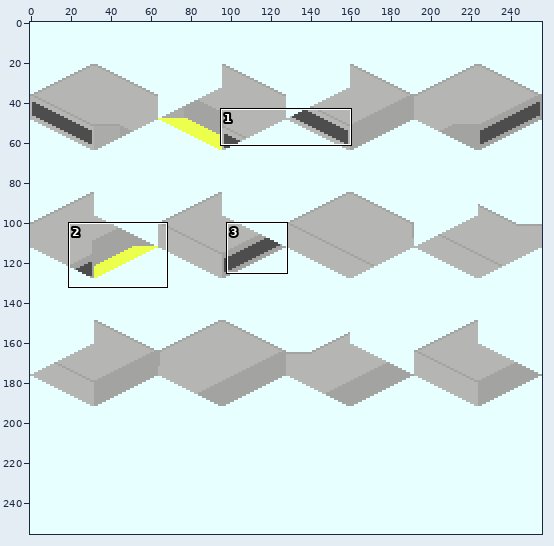
Edited in one commit: sprite sheet (source/png/Simple_Station_Mon-1.png). Above: a wide view before the commit, with the close-up outlined.
Close-up. Before the commit:
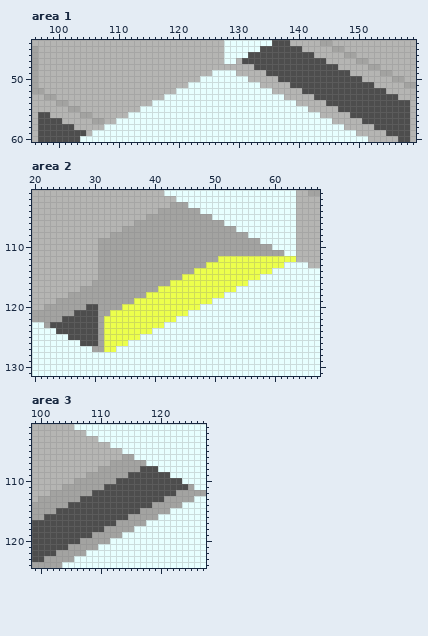
The file is 256x256 pixels. Colours within 5 levels of each other are drawn and written as one. Shown: area 1: x 96..159, y 44..60; area 2: x 20..67, y 101..131; area 3: x 99..127, y 101..124. The commit also changed other parts of the picture, which this record leaves out.
And afterwards:
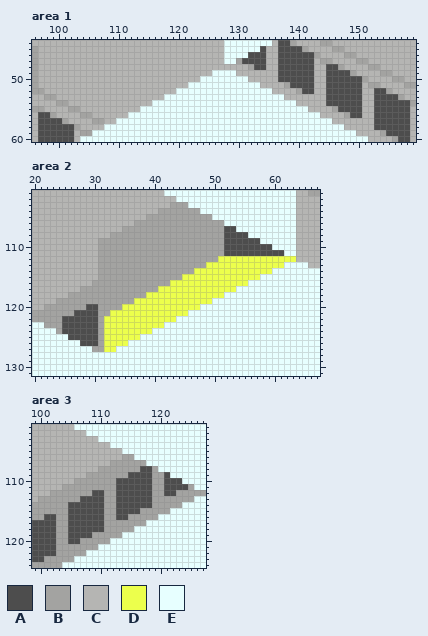
Palette (. is transparent): A #4d4d4d  B #a3a3a1  C #b5b5b3  D #ecff4c  E #e7ffff
From old to new:
--- area 1
@@ x 96..159 @@
-44 CCCCCCCCCCCCCCCCCCCCCCCCCCCCCCCCEEEEEEEEAAACCCCCBBCCCCCCCCCCCCCC
-45 BCCCCCCCCCCCCCCCCCCCCCCCCCCCCCCCEEEEEEAAAAAAACCCCCBBCCCCCCCCCCCC
-46 BCCCCCCCCCCCCCCCCCCCCCCCCCCCCCCCEEEEAAAAAAAAAAACCCCCBBCCCCCCCCCC
-47 BCCCCCCCCCCCCCCCCCCCCCCCCCCCCCCCEECAAAAAAAAAAAAAACCCCCBBCCCCCCCC
-48 BCCCCCCCCCCCCCCCCCCCCCCCCCCCCCCCCCCCCAAAAAAAAAAAAAACCCCCBBCCCCCC
-49 BCCCCCCCCCCCCCCCCCCCCCCCCCCCCCEEEECCCCCAAAAAAAAAAAAAACCCCCBBCCCC
-50 BCCCCCCCCCCCCCCCCCCCCCCCCCCCEEEEEEEECCCCCAAAAAAAAAAAAAACCCCCBBCC
-51 BCCCCCCCCCCCCCCCCCCCCCCCCCEEEEEEEEEEEECCCCCAAAAAAAAAAAAAACCCCCBB
-52 BBCCCCCCCCCCCCCCCCCCCCCCEEEEEEEEEEEEEEEECCCCCAAAAAAAAAAAAAACCCCC
-53 CCBBCCCCCCCCCCCCCCCCCCEEEEEEEEEEEEEEEEEEEECCCCCAAAAAAAAAAAAAACCC
-54 CCCCBBCCCCCCCCCCCCCCEEEEEEEEEEEEEEEEEEEEEEEECCCCCAAAAAAAAAAAAAAC
-55 CCCCCCBBCCCCCCCCCCEEEEEEEEEEEEEEEEEEEEEEEEEEEECCCCCAAAAAAAAAAAAC
-56 CAACCCCCBBCCCCCCEEEEEEEEEEEEEEEEEEEEEEEEEEEEEEEECCCCCAAAAAAAAAAC
-57 CAAAACCCCCBBCCEEEEEEEEEEEEEEEEEEEEEEEEEEEEEEEEEEEECCCCCAAAAAAAAC
-58 CAAAAAACCCCCEEEEEEEEEEEEEEEEEEEEEEEEEEEEEEEEEEEEEEEECCCCCAAAAAAC
-59 CAAAAAAAACEEEEEEEEEEEEEEEEEEEEEEEEEEEEEEEEEEEEEEEEEEEECCCCCAAAAC
-60 CAAAAAAAEEEEEEEEEEEEEEEEEEEEEEEEEEEEEEEEEEEEEEEEEEEEEEEECCCCCAAC
+44 CCCCCCCCCCCCCCCCCCCCCCCCCCCCCCCCEEEEEEEECAABCCCCBBCCCCCCCCCCCCCC
+45 BCCCCCCCCCCCCCCCCCCCCCCCCCCCCCCCEEEEEEACCAAAABCCCCBBCCCCCCCCCCCC
+46 BCCCCCCCCCCCCCCCCCCCCCCCCCCCCCCCEEEEAAACCAAAAAABCCCCBBCCCCCCCCCC
+47 BCCCCCCCCCCCCCCCCCCCCCCCCCCCCCCCEEBAAAACCAAAAAACBBCCCCBBCCCCCCCC
+48 BCCCCCCCCCCCCCCCCCCCCCCCCCCCCCCCCCCCBAACCAAAAAACCAABCCCCBBCCCCCC
+49 BCCCCCCCCCCCCCCCCCCCCCCCCCCCCCEEEECCCCCCCAAAAAACCAAAABCCCCBBCCCC
+50 BCCCCCCCCCCCCCCCCCCCCCCCCCCCEEEEEEEECCCCCAAAAAACCAAAAAABCCCCBBCC
+51 BCCCCCCCCCCCCCCCCCCCCCCCCCEEEEEEEEEEEECCCCBAAAACCAAAAAACBBCCCCBB
+52 BBCCCCCCCCCCCCCCCCCCCCCCEEEEEEEEEEEEEEEECCCCBAACCAAAAAACCAABCCCC
+53 CCBBCCCCCCCCCCCCCCCCCCEEEEEEEEEEEEEEEEEEEECCCCCCCAAAAAACCAAAABCC
+54 CCCCBBCCCCCCCCCCCCCCEEEEEEEEEEEEEEEEEEEEEEEECCCCCAAAAAACCAAAAAAB
+55 BBCCCCBBCCCCCCCCCCEEEEEEEEEEEEEEEEEEEEEEEEEEEECCCCBAAAACCAAAAAAC
+56 CAABCCCCBBCCCCCCEEEEEEEEEEEEEEEEEEEEEEEEEEEEEEEECCCCBAACCAAAAAAC
+57 CAAAABCCCCBBCCEEEEEEEEEEEEEEEEEEEEEEEEEEEEEEEEEEEECCCCCCCAAAAAAC
+58 CAAAAAABCCCCEEEEEEEEEEEEEEEEEEEEEEEEEEEEEEEEEEEEEEEECCCCCAAAAAAC
+59 CAAAAAACBBEEEEEEEEEEEEEEEEEEEEEEEEEEEEEEEEEEEEEEEEEEEECCCCBAAAAC
+60 CAAAAAACEEEEEEEEEEEEEEEEEEEEEEEEEEEEEEEEEEEEEEEEEEEEEEEECCCCBAAC
--- area 2
@@ x 50..63 @@
 106 BBEEEEEEEEEEEE
-107 BBBBEEEEEEEEEE
-108 BBBBBBEEEEEEEE
-109 BBBBBBBBEEEEEE
-110 BBBBBBBBBBEEEE
-111 BBBBBBBBBBBBEE
+107 BBAAEEEEEEEEEE
+108 BBAAAAEEEEEEEE
+109 BBAAAAAAEEEEEE
+110 BBAAAAAAAAEEEE
+111 BBAAAAAAAAAAEE
 112 BDDDDDDDDDDDDD
@@ x 21..26 @@
 122 BBBBAA
-123 EBAAAA
-124 EEEAAA
+123 EBBBAA
+124 EEEBAA
 125 EEEEEA
--- area 3
@@ x 99..127 @@
 107 CCCCCCCCCCCCCBBBBBBEEEEEEEEEE
-108 CCCCCCCCCCCBBBBBBBAAAEEEEEEEE
-109 CCCCCCCCCBBBBBBBAAAAAAAEEEEEE
-110 CCCCCCCBBBBBBBAAAAAAAAAAAEEEE
-111 CCCCCBBBBBBBAAAAAAAAAAAAAABEE
-112 CCCBBBBBBBAAAAAAAAAAAAAABBBBB
-113 CBBBBBBBAAAAAAAAAAAAAABBBBBEE
-114 BBBBBBAAAAAAAAAAAAAABBBBBEEEE
-115 BBBBAAAAAAAAAAAAAABBBBBEEEEEE
-116 BBAAAAAAAAAAAAAABBBBBEEEEEEEE
-117 AAAAAAAAAAAAAABBBBBEEEEEEEEEE
-118 AAAAAAAAAAAABBBBBEEEEEEEEEEEE
-119 AAAAAAAAAABBBBBEEEEEEEEEEEEEE
-120 AAAAAAAABBBBBEEEEEEEEEEEEEEEE
-121 AAAAAABBBBBEEEEEEEEEEEEEEEEEE
+108 CCCCCCCCCCCBBBBBBBAABEEEEEEEE
+109 CCCCCCCCCBBBBBBBAAAABBAEEEEEE
+110 CCCCCCCBBBBBBBAAAAAABBAAAEEEE
+111 CCCCCBBBBBBBBBAAAAAABBAAAABEE
+112 CCCBBBBBBBAABBAAAAAABBAABBBBB
+113 CBBBBBBBAAAABBAAAAAABBBBBBBEE
+114 BBBBBBAAAAAABBAAAAAABBBBBEEEE
+115 BBBBBBAAAAAABBAAAABBBBBEEEEEE
+116 BBAABBAAAAAABBAABBBBBEEEEEEEE
+117 AAAABBAAAAAABBBBBBBEEEEEEEEEE
+118 AAAABBAAAAAABBBBBEEEEEEEEEEEE
+119 AAAABBAAAABBBBBEEEEEEEEEEEEEE
+120 AAAABBAABBBBBEEEEEEEEEEEEEEEE
+121 AAAABBBBBBBEEEEEEEEEEEEEEEEEE
 122 AAAABBBBBEEEEEEEEEEEEEEEEEEEE
Boxes around the changes in both close-ups, in picture pixels (x1, y1, x2, y2):
changed: (236, 40, 416, 142)
changed: (32, 106, 92, 142)
changed: (224, 226, 284, 256)
changed: (50, 322, 62, 334)
changed: (152, 466, 164, 502)
changed: (104, 484, 116, 526)
changed: (56, 508, 68, 550)
